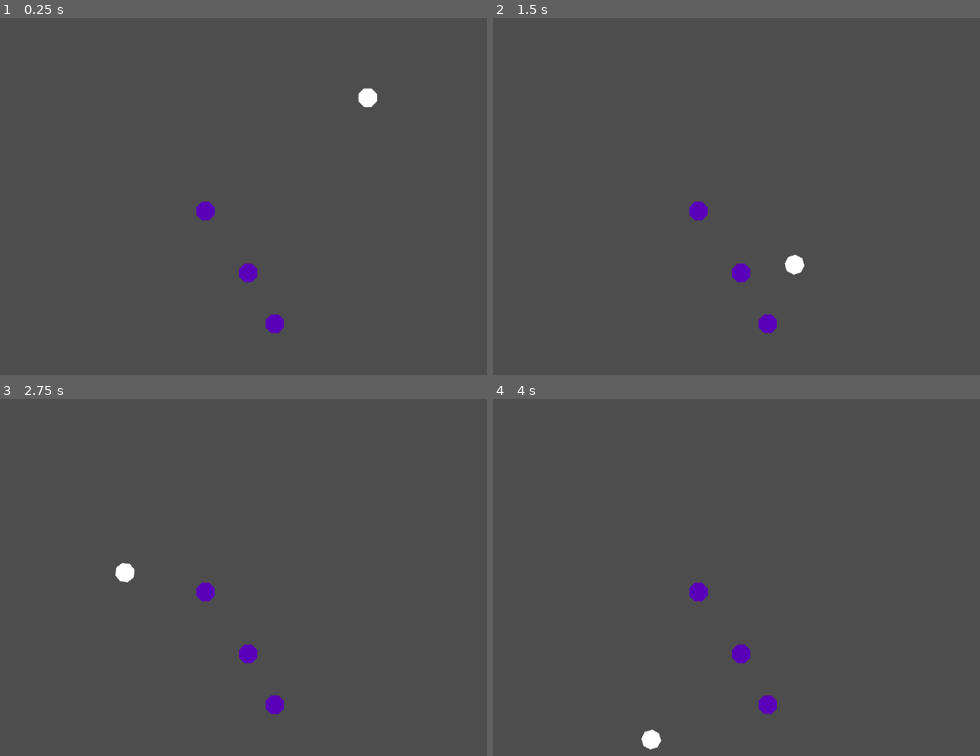
Above: before the commit, frames 1-4 (two rows, left to right).
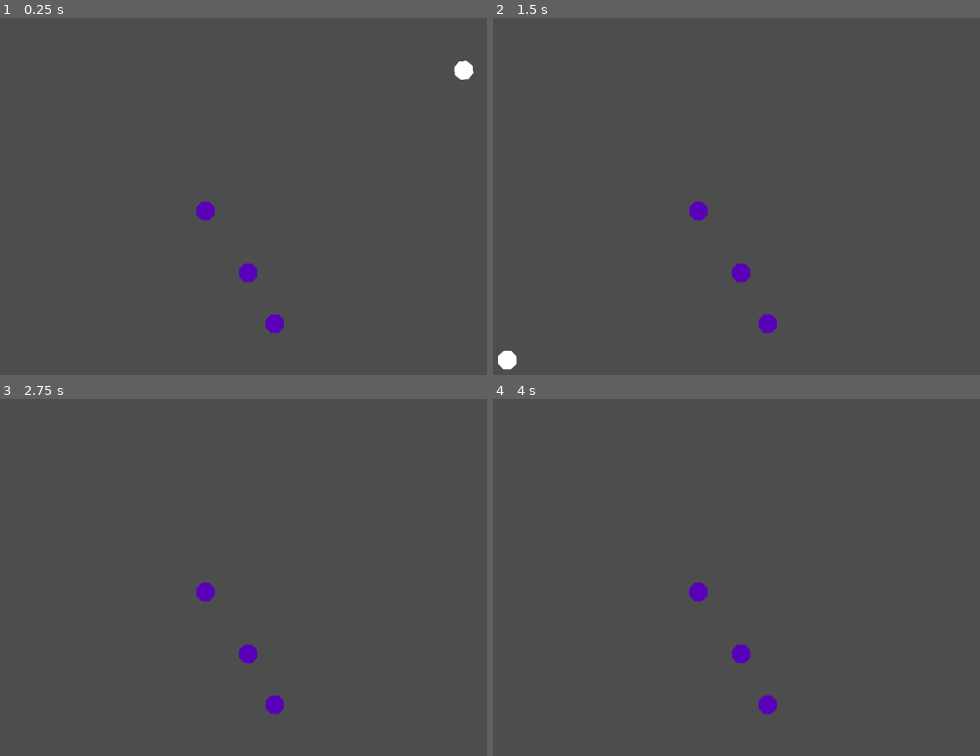
Above: after the commit, the same moments.

Repository: willigro/PinBallJam
Game: Godot game, scene res://src/scenes/SceneTest.tscn
Same seed, same stepped clock (60 frames per second), same inputs: the game is played once before the commit and once after it.
Inputs:
- Up to frame 1 (0.25 s): no input
- Up to frame 2 (1.5 s): no input
- Up to frame 3 (2.75 s): no input
- Up to frame 4 (4 s): no input

The runs differ from the first frame. In frame 1, 0.3% of the frame differs, in the area x 73-98%, y 11-25%; in frame 2, 0.3%; in frame 3, 0.2%; in frame 4, 0.2%.

Commit message:
Create the curved shape to represent the initial push area
Signed-off-by: Rittmann <willirittmann@outlook.com>

Diff:
--- a/project.godot
+++ b/project.godot
@@ -15,6 +15,14 @@
 config/features=PackedStringArray("4.1", "GL Compatibility")
 config/icon="res://icon.svg"
 
+[input]
+
+click={
+"deadzone": 0.5,
+"events": [null, Object(InputEventMouseButton,"resource_local_to_scene":false,"resource_name":"","device":-1,"window_id":0,"alt_pressed":false,"shift_pressed":false,"ctrl_pressed":false,"meta_pressed":false,"button_mask":0,"position":Vector2(0, 0),"global_position":Vector2(0, 0),"factor":1.0,"button_index":1,"canceled":false,"pressed":false,"double_click":false,"script":null)
+]
+}
+
 [rendering]
 
 renderer/rendering_method="gl_compatibility"
--- a/src/scenes/SceneTest.tscn
+++ b/src/scenes/SceneTest.tscn
@@ -1,20 +1,24 @@
-[gd_scene load_steps=6 format=3 uid="uid://g0h1gtm6vabm"]
+[gd_scene load_steps=7 format=3 uid="uid://g0h1gtm6vabm"]
 
 [ext_resource type="PackedScene" uid="uid://bn48c3b3w5pct" path="res://src/scenes/player.tscn" id="1_bwugf"]
 [ext_resource type="Script" path="res://src/scripts/SceneTest.gd" id="1_vqwyc"]
 [ext_resource type="PackedScene" uid="uid://8rts27cm0bkg" path="res://src/scenes/Obstacle.tscn" id="3_5g3ox"]
 
-[sub_resource type="RectangleShape2D" id="RectangleShape2D_c6erd"]
-size = Vector2(770, 20)
-
 [sub_resource type="RectangleShape2D" id="RectangleShape2D_4dy7x"]
 size = Vector2(167.5, 75)
+
+[sub_resource type="SegmentShape2D" id="SegmentShape2D_2ux4w"]
+a = Vector2(1, -165)
+b = Vector2(0, 76)
+
+[sub_resource type="SegmentShape2D" id="SegmentShape2D_0am1s"]
+b = Vector2(226, 0)
 
 [node name="SceneTest" type="Node2D"]
 script = ExtResource("1_vqwyc")
 
 [node name="Player1" parent="." instance=ExtResource("1_bwugf")]
-position = Vector2(856, 455)
+position = Vector2(1037, 389)
 
 [node name="Obstacle" parent="." instance=ExtResource("3_5g3ox")]
 position = Vector2(695, 529)
@@ -25,36 +29,25 @@
 [node name="Obstacle3" parent="." instance=ExtResource("3_5g3ox")]
 position = Vector2(649, 441)
 
-[node name="StaticBody2D" type="StaticBody2D" parent="."]
-position = Vector2(547, 328)
-
-[node name="CollisionShape2D" type="CollisionShape2D" parent="StaticBody2D"]
-position = Vector2(-425, -97)
-rotation = 1.5708
-shape = SubResource("RectangleShape2D_c6erd")
-
-[node name="CollisionShape2D3" type="CollisionShape2D" parent="StaticBody2D"]
-position = Vector2(-33, -485)
-shape = SubResource("RectangleShape2D_c6erd")
-
-[node name="CollisionShape2D4" type="CollisionShape2D" parent="StaticBody2D"]
-position = Vector2(-514, 181)
-rotation = 0.349066
-shape = SubResource("RectangleShape2D_c6erd")
-
-[node name="CollisionShape2D5" type="CollisionShape2D" parent="StaticBody2D"]
-position = Vector2(369, 163)
-rotation = 2.75238
-shape = SubResource("RectangleShape2D_c6erd")
-
-[node name="CollisionShape2D2" type="CollisionShape2D" parent="StaticBody2D"]
-position = Vector2(357, -111)
-rotation = 1.5708
-scale = Vector2(-1, -1)
-shape = SubResource("RectangleShape2D_c6erd")
-
 [node name="Area2D" type="Area2D" parent="."]
 position = Vector2(474, 634)
 
 [node name="CollisionShape2D" type="CollisionShape2D" parent="Area2D"]
 shape = SubResource("RectangleShape2D_4dy7x")
+
+[node name="CurvedShape" type="StaticBody2D" parent="."]
+position = Vector2(952, 278)
+
+[node name="CollisionShape2D" type="CollisionShape2D" parent="CurvedShape"]
+position = Vector2(111, 118)
+shape = SubResource("SegmentShape2D_2ux4w")
+
+[node name="CollisionShape2D3" type="CollisionShape2D" parent="CurvedShape"]
+position = Vector2(-224, -261)
+shape = SubResource("SegmentShape2D_0am1s")
+
+[node name="CollisionPolygon2D" type="CollisionPolygon2D" parent="CurvedShape"]
+polygon = PackedVector2Array(18, -265, 4, -260, 27, -259, 44, -252, 62, -242, 75, -228, 83, -217, 90, -204, 96, -188, 102, -170, 105, -154, 107, -132, 109, -94, 112, -44, 111, -161, 108, -198, 96, -236, 75, -266)
+
+[node name="Marker2D" type="Marker2D" parent="."]
+position = Vector2(1046, 455)
